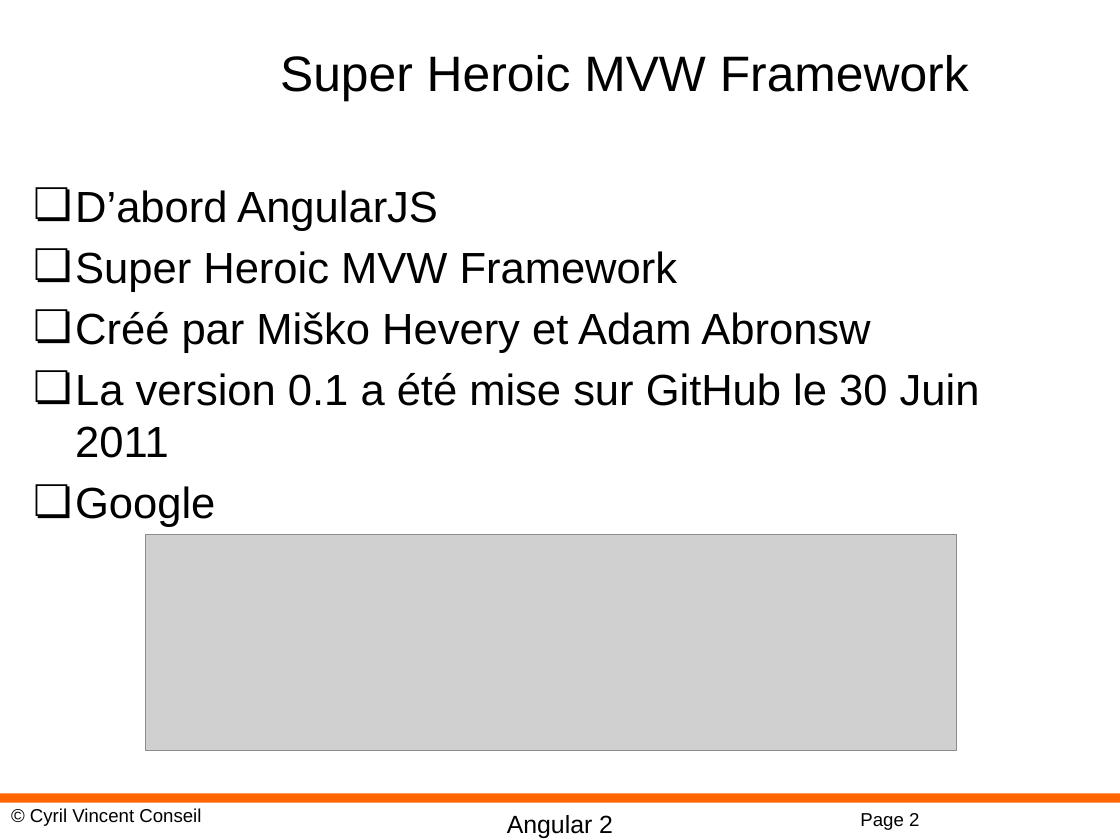
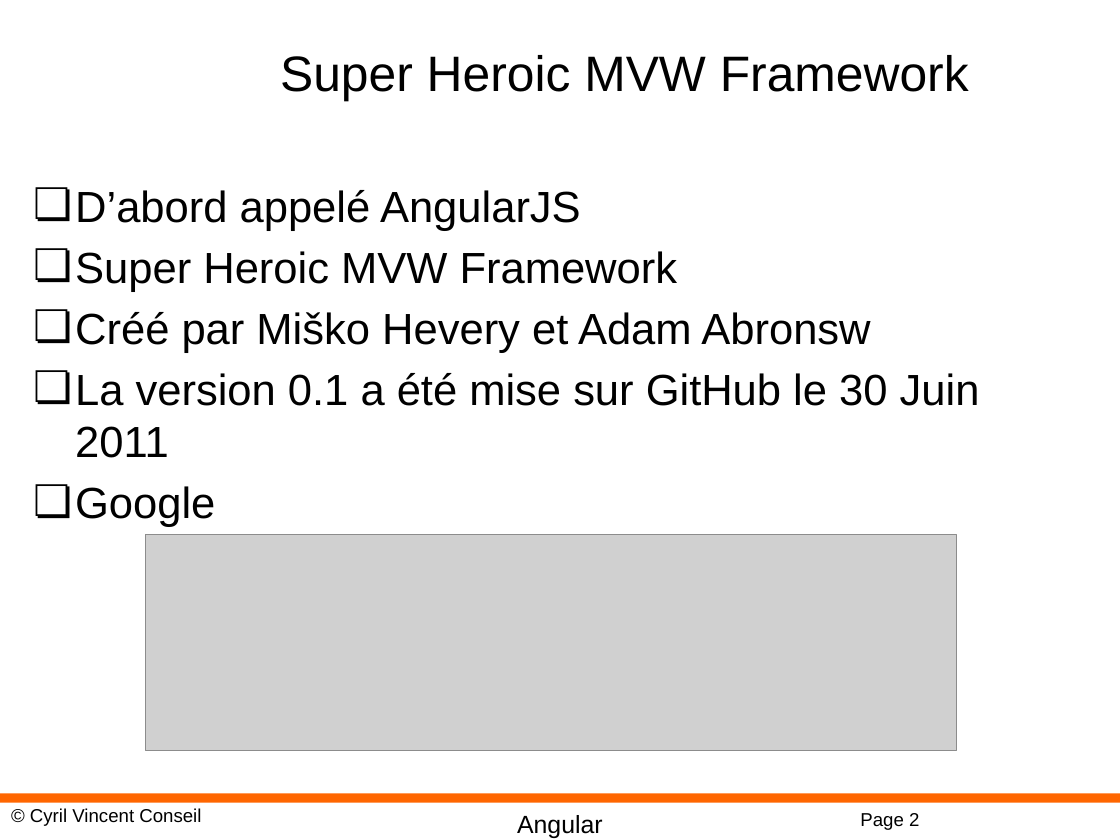
Before and after one commit to cyrilvincent/POE, a slide deck: slide 2 of ppt/angular/Angular01-Intro.pptx. Drawn at 1120x840 pixels with LibreOffice and Linux fonts; fonts in the diff are those of the drawing; grey boxes stand for pictures; background and template pictures are left out. Boxes give left, top, right and bottom in pixels: in the first picture for what was removed or moved away, otherwise in the second. Text is boxed around its words. In the diff, an @@ line names an element or a change of style, - is before the commit and + after.

Commit message:
Angular PPT v2

```diff
--- a/ppt/angular/Angular01-Intro.pptx
+++ b/ppt/angular/Angular01-Intro.pptx
@@ text at (75, 190, 581, 231): text changed @@
-❏ D’abord AngularJS
+❏ D’abord appelé AngularJS
@@ text at (517, 815, 603, 838): text changed @@
-Angular 2
+Angular
```
Also in this commit, not shown: 14 other slides changed, 1 slide added, 2 slides removed, 19 other files.
